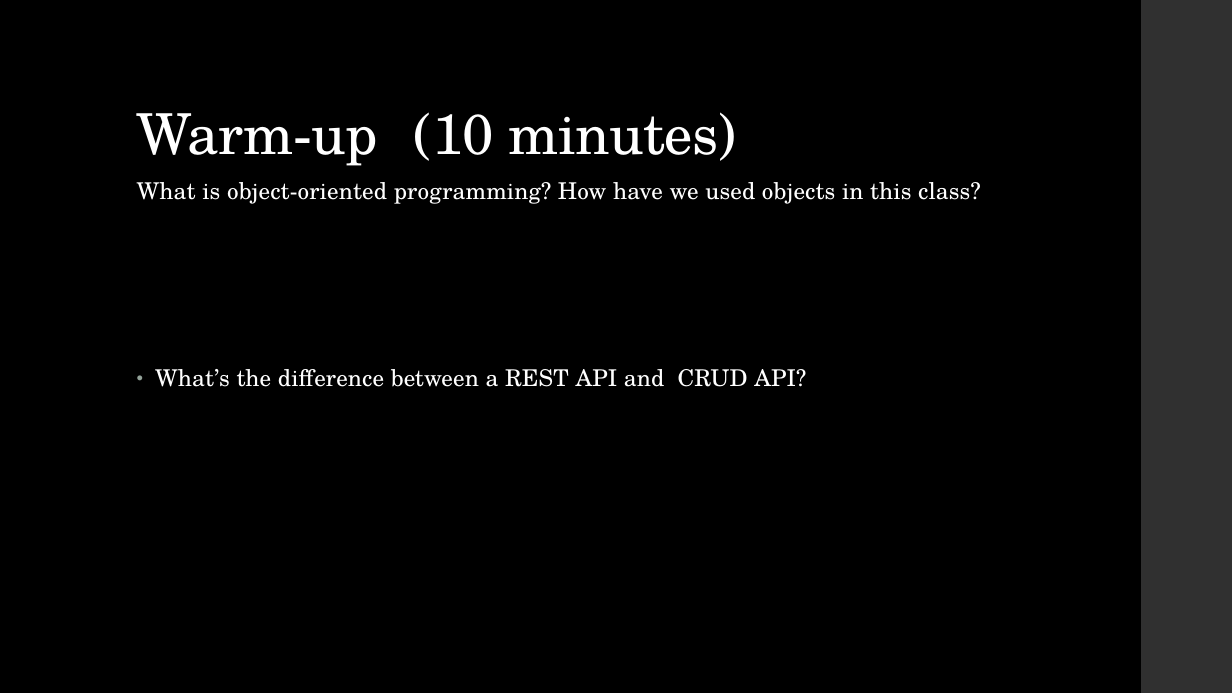
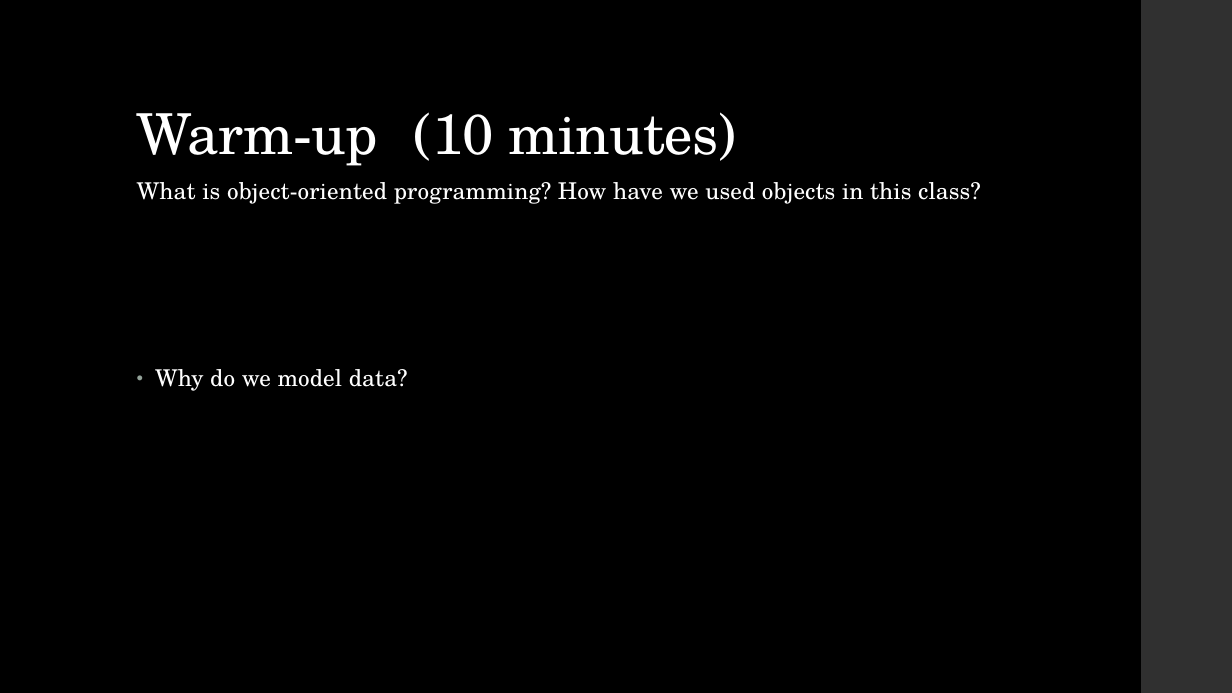
Before and after one commit to LaunchCoderGirlSTL/Data-Science-Assignments, a slide deck: slide 2 of course_material/week_23/week_23_presentation.pptx. Drawn at 1232x693 pixels with LibreOffice and Linux fonts; fonts in the diff are those of the drawing. Boxes give left, top, right and bottom in pixels: in the first picture for what was removed or moved away, otherwise in the second. Text is boxed around its words. In the diff, an @@ line names an element or a change of style, - is before the commit and + after.

```diff
--- a/course_material/week_23/week_23_presentation.pptx
+++ b/course_material/week_23/week_23_presentation.pptx
@@ text at <box>155,369,408,391</box>: text changed @@
-• What’s the difference between a REST API and CRUD API?
+• Why do we model data?
```
Also in this commit, not shown: 3 other files.
